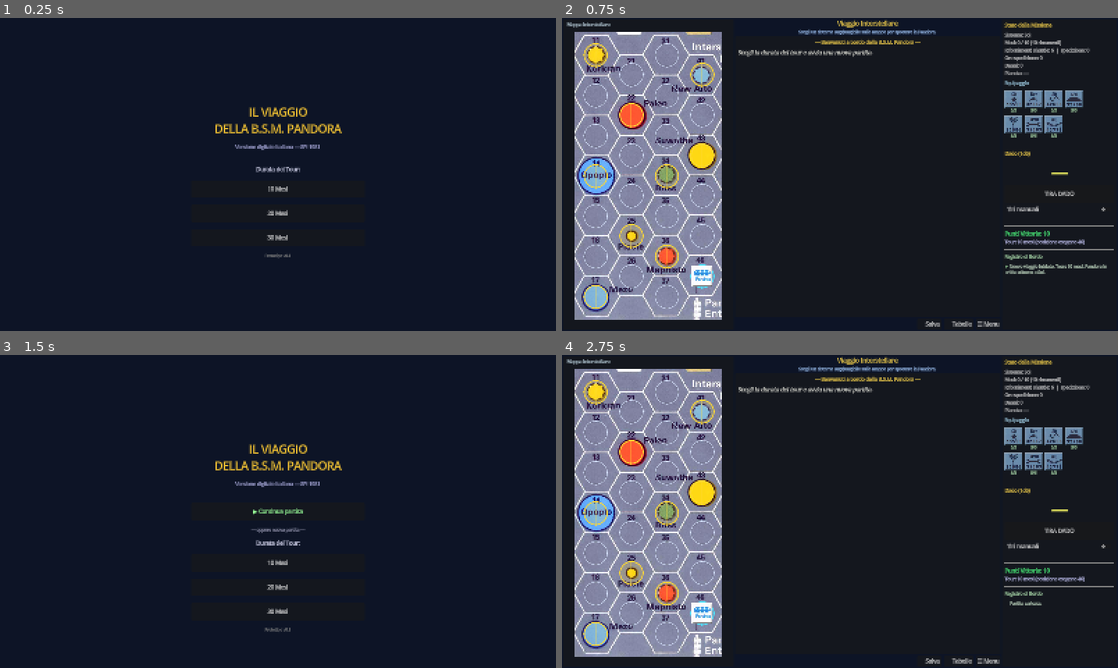
Above: before the commit, frames 1-4 (two rows, left to right).
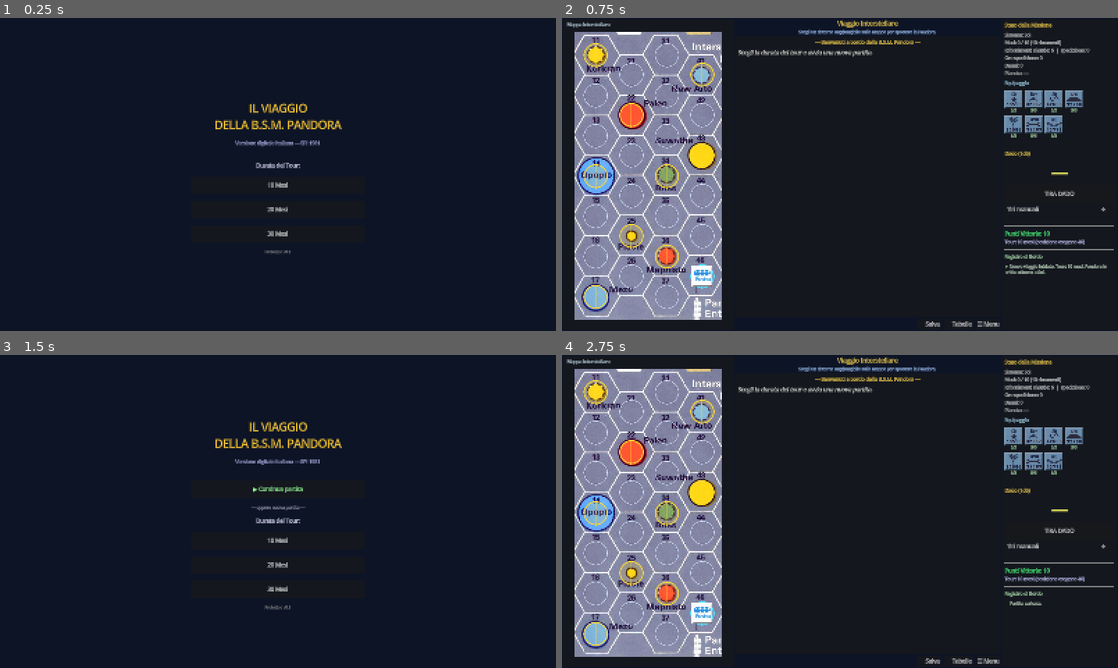
Above: after the commit, the same moments.

Repository: Tannoiser2/voyage-of-BSM-Pandora
Game: Godot game, scene res://scenes/Main.tscn
The game is run twice, just before and just after one commit, with the same random seed, the same clock (stepped at 60 frames per second) and the same inputs.
Inputs:
- Up to frame 1 (0.25 s): no input
- Up to frame 2 (0.75 s): click "10 Mesi" at 0.5 s
- Up to frame 3 (1.5 s): click "☰ Menu" at 1.25 s
- Up to frame 4 (2.75 s): click "▶ Continua partita" at 2 s

The runs differ from the first frame. In frame 1, 1.7% of the frame differs, in the area x 38-62%, y 27-77%; in frame 2, nothing differs; in frame 3, 2.4%, in the area x 38-62%, y 21-89%; in frame 4, nothing differs.

Commit message:
Splash/menu: mostra la copertina del gioco se presente in assets/
Il menu principale carica e mostra la copertina (TextureRect in cima, proporzioni
mantenute) se esiste un file in assets/cover.png|jpg (o copertina.png|jpg);
quando la copertina e' presente il titolo testuale viene nascosto perche' gia'
illustrato. Se il file manca, il menu degrada al titolo testuale come prima.

https://claude.ai/code/session_01FfMjfpKBRveutPXEtJWveA

Diff:
--- a/godot/scripts/MainMenu.gd
+++ b/godot/scripts/MainMenu.gd
@@ -11,17 +11,29 @@
 	vbox.set_anchors_and_offsets_preset(Control.PRESET_CENTER)
 	vbox.offset_left = -250
 	vbox.offset_right = 250
-	vbox.offset_top = -200
-	vbox.offset_bottom = 200
+	vbox.offset_top = -340
+	vbox.offset_bottom = 360
 	vbox.alignment = BoxContainer.ALIGNMENT_CENTER
 	vbox.add_theme_constant_override("separation", 20)
 	add_child(vbox)
+
+	# Copertina del gioco (se il file è presente in assets/): mostrata in cima al
+	# menu al posto del titolo testuale. Degrada con eleganza se manca.
+	var cover := _load_cover()
+	if cover:
+		var cover_rect := TextureRect.new()
+		cover_rect.texture = cover
+		cover_rect.expand_mode = TextureRect.EXPAND_FIT_HEIGHT_PROPORTIONAL
+		cover_rect.stretch_mode = TextureRect.STRETCH_KEEP_ASPECT_CENTERED
+		cover_rect.custom_minimum_size = Vector2(0, 340)
+		vbox.add_child(cover_rect)
 
 	var title := Label.new()
 	title.text = "IL VIAGGIO\nDELLA B.S.M. PANDORA"
 	title.horizontal_alignment = HORIZONTAL_ALIGNMENT_CENTER
 	title.add_theme_font_size_override("font_size", 32)
 	title.add_theme_color_override("font_color", Color(1.0, 0.8, 0.2))
+	title.visible = cover == null  # con la copertina il titolo è già illustrato
 	vbox.add_child(title)
 
 	var subtitle := Label.new()
@@ -70,6 +82,16 @@
 	version_label.add_theme_color_override("font_color", Color(0.5, 0.5, 0.5))
 	vbox.add_child(version_label)
 
+# Carica la copertina del gioco dai percorsi noti in assets/ (.png o .jpg), se esiste.
+func _load_cover() -> Texture2D:
+	for path in [
+		"res://assets/cover.png", "res://assets/cover.jpg",
+		"res://assets/copertina.png", "res://assets/copertina.jpg",
+	]:
+		if ResourceLoader.exists(path):
+			return load(path) as Texture2D
+	return null
+
 func _on_tour_selected(tour_length: int) -> void:
 	GameState.start_new_game(tour_length)
 	get_tree().change_scene_to_file("res://scenes/GameScreen.tscn")
